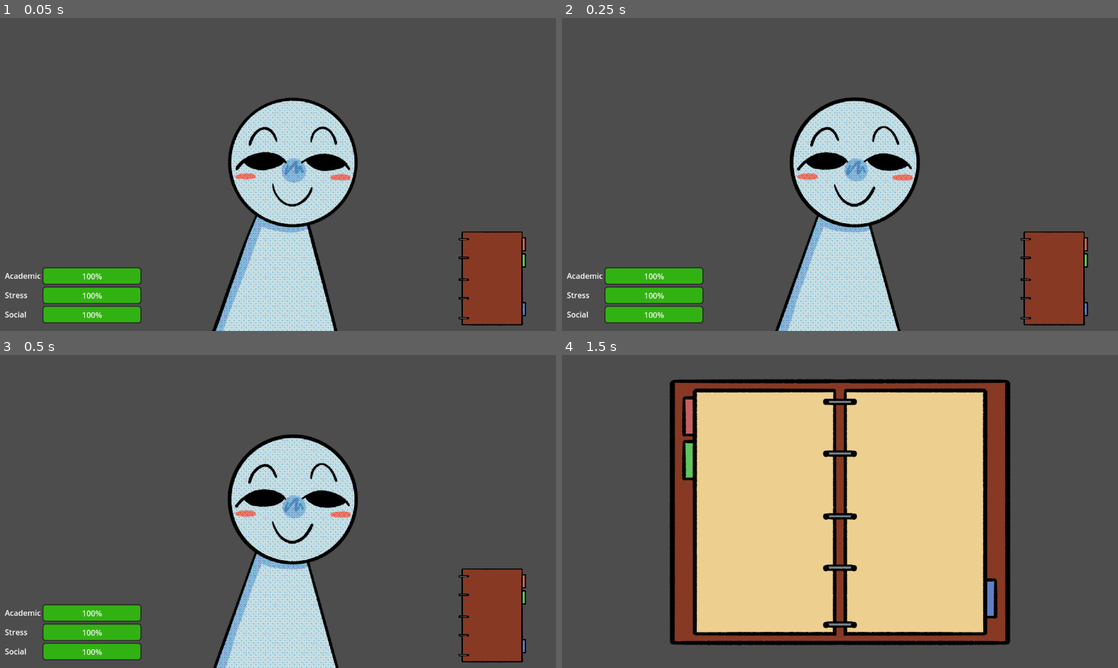
Above: before the commit, frames 1-4 (two rows, left to right).
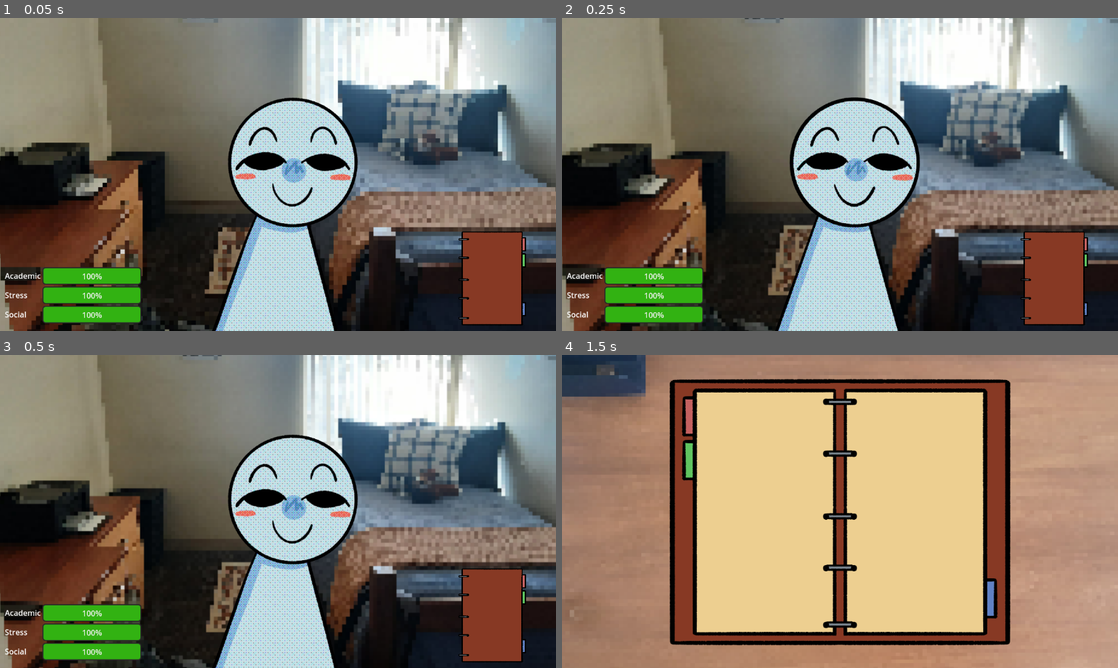
Above: after the commit, the same moments.

Repository: MLJoson/broncoHacksS25
Game: Godot game, scene res://Scenes/main.tscn
Two runs of this game, one before a commit and one after it. Both use one fixed random seed, a clock stepped at 60 frames per second and the inputs below.
Inputs (mouse positions are in pixels of both pictures, inside the frame that each line leads up to):
- Up to frame 1 (0.05 s): no input
- Up to frame 2 (0.25 s): no input
- Up to frame 3 (0.5 s): no input
- Up to frame 4 (1.5 s): click (1056, 611) at 0.5 s; tap Enter at 1.25 s; tap A (add_task) at 1.35 s

The runs differ from the first frame. In frame 1, 76% of the frame differs, in the area x 0-100%, y 0-100%; in frame 2, 75%; in frame 3, 76%; in frame 4, 48%.

Commit message:
desk

Diff:
--- a/broncohackss25/Scenes/background.tscn
+++ b/broncohackss25/Scenes/background.tscn
@@ -33,4 +33,4 @@
 [node name="AnimatedSprite2D" type="AnimatedSprite2D" parent="."]
 sprite_frames = SubResource("SpriteFrames_rymcx")
 animation = &"dorm"
-frame_progress = 0.322735
+frame_progress = 0.838194
--- a/broncohackss25/Scenes/journal.tscn
+++ b/broncohackss25/Scenes/journal.tscn
@@ -1,10 +1,28 @@
-[gd_scene load_steps=2 format=3 uid="uid://b0s1xrvohf8ch"]
+[gd_scene load_steps=3 format=3 uid="uid://b0s1xrvohf8ch"]
 
 [ext_resource type="Texture2D" uid="uid://ci0y03ck6d3dc" path="res://Assets/planner_open.png" id="1_civ5d"]
+[ext_resource type="Texture2D" uid="uid://cgu057fw1di4w" path="res://Assets/Background/Desk.png" id="1_d4r5f"]
 
 [node name="Node2D" type="Control"]
 layout_mode = 3
 anchors_preset = 0
+
+[node name="Camera2D" type="Camera2D" parent="."]
+zoom = Vector2(0.8, 0.8)
+
+[node name="TextureRect" type="TextureRect" parent="."]
+layout_mode = 1
+anchors_preset = 15
+anchor_right = 1.0
+anchor_bottom = 1.0
+offset_left = -752.0
+offset_top = -440.0
+offset_right = 535.0
+offset_bottom = 328.0
+grow_horizontal = 2
+grow_vertical = 2
+scale = Vector2(1.15, 1.15)
+texture = ExtResource("1_d4r5f")
 
 [node name="JournalBg" type="TextureRect" parent="."]
 layout_mode = 1
@@ -21,6 +39,3 @@
 grow_vertical = 2
 scale = Vector2(0.7, 0.7)
 texture = ExtResource("1_civ5d")
-
-[node name="Camera2D" type="Camera2D" parent="."]
-zoom = Vector2(0.8, 0.8)
--- a/broncohackss25/Scenes/main.tscn
+++ b/broncohackss25/Scenes/main.tscn
@@ -1,10 +1,11 @@
-[gd_scene load_steps=6 format=3 uid="uid://chmt5snj5c7hl"]
+[gd_scene load_steps=7 format=3 uid="uid://chmt5snj5c7hl"]
 
 [ext_resource type="PackedScene" uid="uid://c706mvhxakqxq" path="res://Scenes/stats_ui.tscn" id="1_jjgbg"]
 [ext_resource type="PackedScene" uid="uid://dpe3gs7ugm2q0" path="res://Scenes/stu.tscn" id="2_kry3j"]
 [ext_resource type="Texture2D" uid="uid://cdnscn70mvut2" path="res://Assets/planner_close.png" id="3_kry3j"]
 [ext_resource type="Texture2D" uid="uid://ci0y03ck6d3dc" path="res://Assets/planner_open.png" id="4_21xkr"]
 [ext_resource type="Script" uid="uid://bo5asvu21tp7w" path="res://Scripts/texture_button.gd" id="5_kry3j"]
+[ext_resource type="PackedScene" uid="uid://b8bodcpcgtg4l" path="res://Scenes/background.tscn" id="6_21xkr"]
 
 [node name="Main" type="Node2D"]
 
@@ -47,4 +48,18 @@
 texture_hover = ExtResource("4_21xkr")
 script = ExtResource("5_kry3j")
 
+[node name="Background" type="TextureRect" parent="."]
+anchors_preset = 15
+anchor_right = 1.0
+anchor_bottom = 1.0
+grow_horizontal = 2
+grow_vertical = 2
+size_flags_horizontal = 6
+size_flags_vertical = 6
+expand_mode = 1
+
+[node name="Background" parent="Background" instance=ExtResource("6_21xkr")]
+position = Vector2(576, 272)
+scale = Vector2(1.15, 1.15)
+
 [connection signal="pressed" from="CanvasLayer/TextureButton" to="CanvasLayer/TextureButton" method="_on_pressed"]
--- a/broncohackss25/Scenes/stu.tscn
+++ b/broncohackss25/Scenes/stu.tscn
@@ -88,5 +88,5 @@
 
 [node name="AnimatedSprite2D" type="AnimatedSprite2D" parent="."]
 sprite_frames = SubResource("SpriteFrames_0qj4j")
-animation = &"normal"
-frame_progress = 0.656837
+animation = &"crash out"
+frame_progress = 0.150727
